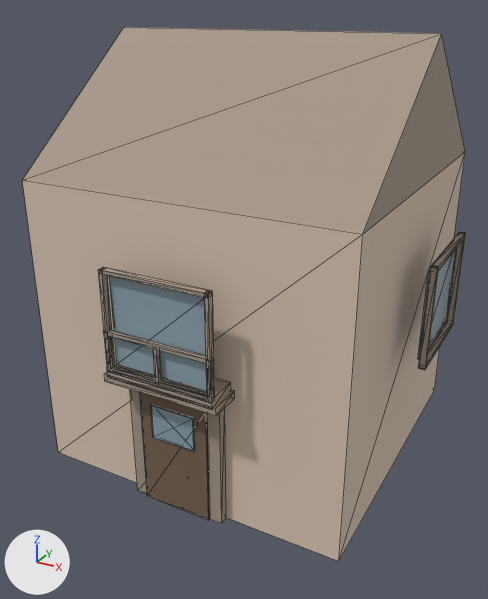
Renders of the glTF model public/buildings/residential_1x1_a.glb from each side of a commit.
The view is the same before and after, from a camera (50 mm lens) standing at (9.4, -8.71, 8.96) and looking at (3.13, 2.68, 3.27). Arrows for +X, +Y and +Z are at lower left; the lights stay in place. The older version comes first. Mesh edges are drawn as thin lines. Vertices at exactly the same position are counted once.

The first picture shows 'residential_1x1_a_0'.
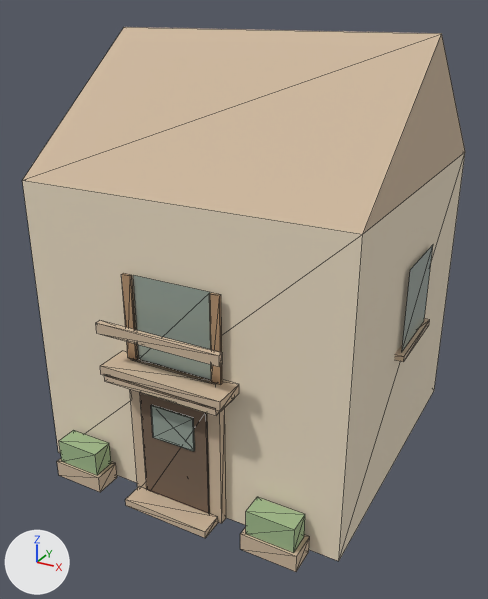
The change, as a list of edits to the scene's bpy script:
```text
Change mat_residential_1x1_a_wall:
    mat_residential_1x1_a_wall.base_color: (0.7, 0.57, 0.46) -> (0.83, 0.72, 0.55)  # beige #dac7b5 -> beige #ebddc4
Change mat_residential_1x1_a_glass:
    mat_residential_1x1_a_glass.base_color: (0.28, 0.38, 0.44) -> (0.31, 0.37, 0.32)  # greyish blue #90a6b1 -> grey #97a499
Change mat_residential_1x1_a_trim:
    mat_residential_1x1_a_trim.base_color: (0.385, 0.314, 0.253) -> (0.62, 0.48, 0.34)  # beige #a7988a -> beige #ceb89e
Change me_residential_1x1_a_0:
    verts and faces of me_residential_1x1_a_0; kept vertices keep their numbers, new ones are numbered from 242
    remove me_residential_1x1_a_0.from_pydata(...)  # 242 vertices, 366 faces; spans x -0.62..7.12, y -0.62..7.12, z 0.0..8.5
    add me_residential_1x1_a_0.from_pydata(...)  # 162 vertices, 230 faces; spans x -0.18..6.68, y -0.65..6.68, z 0.0..8.5
    me_residential_1x1_a_0 part 1: a new loose piece, a box spanning x 2.35..4.15, y -0.18..0.18, z 2.88..3.0, in mat_residential_1x1_a_trim (beige #ceb89e)
    me_residential_1x1_a_0 part 2: a new loose piece, a box spanning x 2.0..4.5, y -0.62..0.02, z 2.82..3.0, in mat_residential_1x1_a_trim (beige #ceb89e)
    me_residential_1x1_a_0 part 3: a new loose piece, a box spanning x 2.0..4.5, y -0.62..-0.51, z 3.65..3.85, in mat_residential_1x1_a_trim (beige #ceb89e)
    me_residential_1x1_a_0 part 4: a new loose piece, a box spanning x 6.32..6.68, y 2.35..4.15, z 2.88..3.0, in mat_residential_1x1_a_trim (beige #ceb89e)
    me_residential_1x1_a_0 part 5: a new loose piece, a box spanning x 0.55..1.65, y -0.58..-0.05, z 0.0..0.35, in mat_residential_1x1_a_trim (beige #ceb89e)
    me_residential_1x1_a_0 part 6: a new loose piece, a box spanning x 4.85..5.95, y -0.58..-0.05, z 0.0..0.35, in mat_residential_1x1_a_trim (beige #ceb89e)
    me_residential_1x1_a_0 part 7: a new loose piece, a box spanning x 2.34..4.16, y -0.65..-0.2, z 0.0..0.15, in mat_residential_1x1_a_trim (beige #ceb89e)
    me_residential_1x1_a_0 part 8: a new loose piece, a box spanning x 2.26..2.45, y -0.15..-0.1, z 3.0..4.65, in mat_residential_1x1_a_sign (brown #b5936f)
    me_residential_1x1_a_0 part 9: a new loose piece, a box spanning x 4.05..4.24, y -0.15..-0.1, z 3.0..4.65, in mat_residential_1x1_a_sign (brown #b5936f)
    me_residential_1x1_a_0 part 10: a new loose piece, a box spanning x 0.63..1.57, y -0.53..-0.1, z 0.35..0.85, in mat_residential_1x1_a_awning (greyish green #a0ba8b)
    me_residential_1x1_a_0 part 11: a new loose piece, a box spanning x 4.93..5.87, y -0.53..-0.1, z 0.35..0.85, in mat_residential_1x1_a_awning (greyish green #a0ba8b)
    me_residential_1x1_a_0 part 12: 25 loose pieces with 200 vertices, spanning x -0.62..7.12, y -0.62..7.12, z 2.8..4.88, are deleted
    me_residential_1x1_a_0 part 13
    add verts[242] = (2.47, -0.09, 3.0)  # pixel (139, 359)
    add verts[243] = (4.03, -0.09, 3.0)
    add verts[244] = (2.47, 6.59, 3.0)
    add verts[245] = (4.03, 6.59, 3.0)
    add verts[246] = (-0.09, 2.47, 3.0)
    add verts[247] = (-0.09, 4.03, 3.0)
    add verts[248] = (6.59, 2.47, 3.0)  # pixel (401, 352)
    add verts[249] = (6.59, 4.03, 3.0)  # pixel (424, 320)
    add for new, old in zip([*range(250, 258)], [*range(242, 250)]): verts[new] = verts[old] + (0.0, 0.0, 1.65)
    add faces += [(242, 243, 251), (242, 251, 250), (245, 252, 253), (244, 252, 245), (247, 254, 255), (246, 254, 247)]  # mat_residential_1x1_a_glass (grey #97a499)
    add faces += [(248, 249, 257), (248, 257, 256)]  # mat_residential_1x1_a_glass (grey #97a499)
    other edits to the shape of me_residential_1x1_a_0 do not show in these pictures
    add me_residential_1x1_a_0.materials.append(mat_residential_1x1_a_sign)  # brown #b5936f
    add me_residential_1x1_a_0.materials.append(mat_residential_1x1_a_awning)  # greyish green #a0ba8b
```

What differs and where, as boxes (x1, y1, x2, y2) in the pictures (488 x 599 px):
'residential_1x1_a_0', recoloured, reshaped
    before: (22, 27, 466, 561)
    after: (22, 27, 465, 572)
part 1 of me_residential_1x1_a_0, added (mostly hidden)
    after: (131, 357, 216, 384)
part 2 of me_residential_1x1_a_0, added (beige)
    after: (100, 351, 239, 411)
part 3 of me_residential_1x1_a_0, added (beige)
    after: (96, 321, 223, 367)
part 4 of me_residential_1x1_a_0, added (beige)
    after: (394, 318, 430, 362)
part 5 of me_residential_1x1_a_0, added (beige)
    after: (57, 459, 117, 492)
part 6 of me_residential_1x1_a_0, added (beige)
    after: (240, 527, 310, 572)
part 7 of me_residential_1x1_a_0, added (beige)
    after: (125, 486, 218, 538)
part 8 of me_residential_1x1_a_0, added (brown)
    after: (121, 273, 138, 360)
part 9 of me_residential_1x1_a_0, added (brown)
    after: (209, 293, 222, 385)
part 10 of me_residential_1x1_a_0, added
    after: (59, 430, 111, 475)
part 11 of me_residential_1x1_a_0, added
    after: (246, 497, 305, 553)
part 12 of me_residential_1x1_a_0, deleted
    before: (98, 232, 466, 409)
part 13 of me_residential_1x1_a_0, added
    after: (133, 245, 433, 380)
